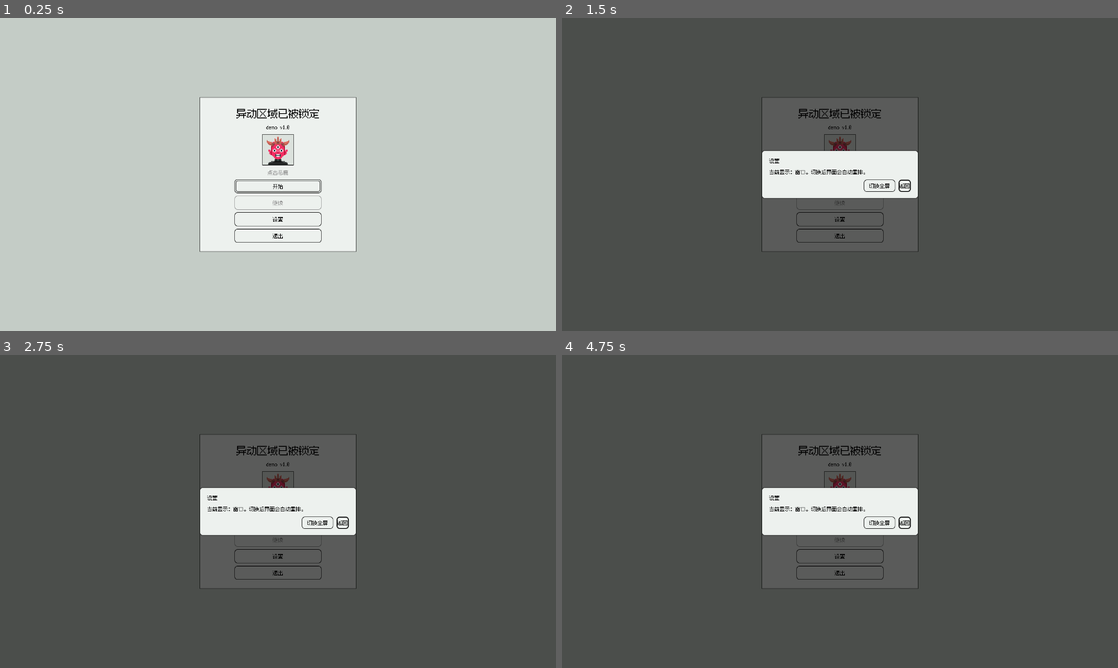
Above: before the commit, frames 1-4 (two rows, left to right).
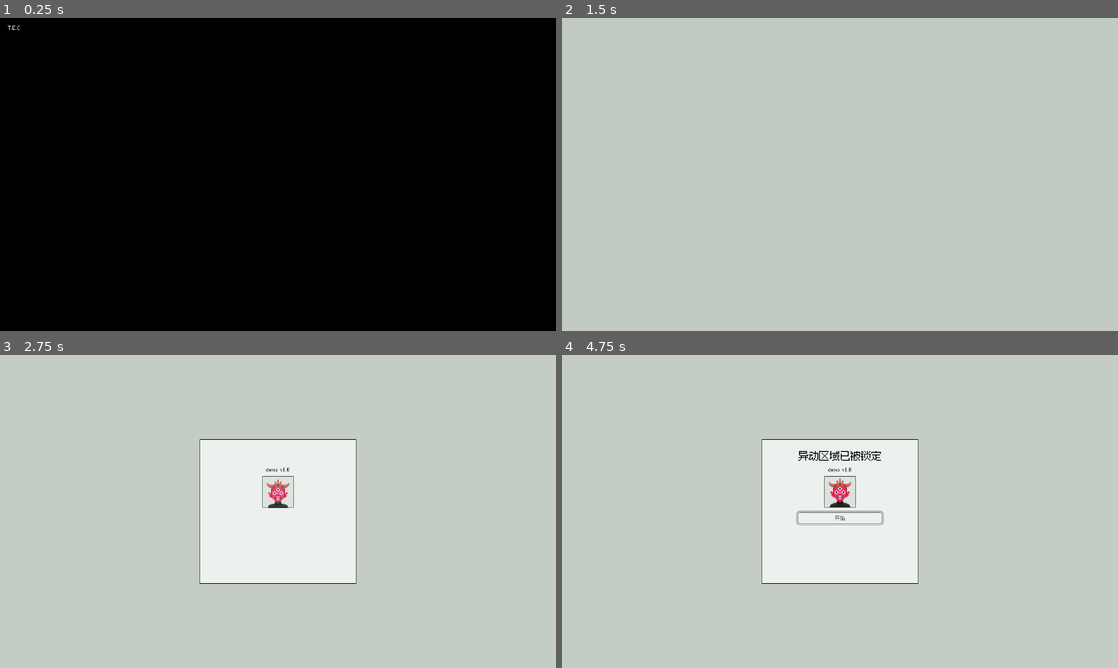
Above: after the commit, the same moments.

Repository: ChrisUtada/tecnode
Game: Godot game, scene res://scenes/Desktop.tscn
Same seed, same stepped clock (60 frames per second), same inputs: the game is played once before the commit and once after it. Sound files missing from this copy of the repository are replaced by a short silence.
Inputs (mouse positions are in pixels of both pictures, inside the frame that each line leads up to):
- Up to frame 1 (0.25 s): no input
- Up to frame 2 (1.5 s): click (840, 218) at 0.5 s, where only the run before the commit has a clickable "设置"; click (840, 187) at 1.25 s, where only the run before the commit has a clickable "开始"
- Up to frame 3 (2.75 s): click (278, 524) at 2 s, where only the run before the commit has a clickable "开始"
- Up to frame 4 (4.75 s): click "撤销" at 2.75 s; click "调试" at 3.5 s; click "×" at 4.25 s

The runs differ from the first frame. In frame 1, 100% of the frame differs, in the area x 0-100%, y 0-100%; in frame 2, 100%; in frame 3, 96%; in frame 4, 96%.

Commit message:
开始界面补开场演出与强调色
开机黑场自检、卡片/标题/恶魔/按钮串行入场；恶魔待机呼吸，点击只晃动；BGM 开机淡入、进入游戏淡出；TypewriterLabel 支持单字速度与单行高度稳定。无头跳过演出，test_ui 同步改为无表情节点断言。

Diff:
--- a/ydgodot/tests/headless/test_ui.gd
+++ b/ydgodot/tests/headless/test_ui.gd
@@ -1522,7 +1522,6 @@
 	var continue_btn := ss.find_child("btn_continue", true, false) as Button
 	var settings_btn := ss.find_child("btn_settings", true, false) as Button
 	var demon := ss.find_child("demon", true, false) as TextureRect
-	var emote := ss.find_child("emote", true, false) as PanelContainer
 	check("G0 开始界面四键齐全",
 		start_btn != null and continue_btn != null and settings_btn != null
 			and ss.find_child("btn_quit", true, false) != null)
@@ -1544,7 +1543,8 @@
 	ev.button_index = MOUSE_BUTTON_LEFT
 	ev.pressed = true
 	demon.gui_input.emit(ev)
-	check("G0 点击恶魔冒出表情", emote != null and emote.visible)
+	check("G0 点击恶魔有晃动反馈（无表情节点）", demon != null
+		and ss.find_child("emote", true, false) == null)
 	settings_btn.pressed.emit()
 	check("G0 设置面板可打开", dialog != null and dialog.visible)
 	ss.queue_free()
--- a/ydgodot/ui/StartScreen.gd
+++ b/ydgodot/ui/StartScreen.gd
@@ -3,20 +3,34 @@
 ## 第 0 幕：开始界面。
 ## 全屏黑底 + 红色恶魔 + 开始 / 继续 / 设置 / 退出。
 ## 这是全游戏唯一允许跳出桌面隐喻的画面；红色只属于恶魔这个内容形象。
+##
+## 开场节奏（2026-10-24 定稿·串行）：
+##   黑场自检行 → 黑场淡出 → 卡片淡入（窗体先稳定）→ 标题逐字 → 恶魔连框缓进 → 按钮逐行亮起。
+## 恶魔待机只有呼吸浮动；点击 = 晃动（无表情）。
+## BGM：开机即播（现有 Air_Bach），开始/继续后快速淡出并自毁。
+## 无头模式跳过全部过场与音频（测试直接面对终态）。
 
 signal start_requested(overwrite: bool)
 signal continue_requested
 signal quit_requested
 
 const DEMON_ART := "res://assets/raw/executor-avatar.png"
-const EMOTE_ART := "res://assets/raw/emote-heartbroken.png"
+const BGM_ART := "res://assets/raw/Air_Bach.ogg"
 const DEMON_PX := 72.0
+const BOOT_LINE := "T.E.C-OS // 启动自检……"
 
 var has_save := false
 var _continue_btn: Button
+var _card: PanelContainer
+var _title: TypewriterLabel
+var _demon_holder: Control
 var _demon: TextureRect
-var _emote: PanelContainer
-var _emote_tween: Tween
+var _booting := false
+var _boot_overlay: ColorRect
+var _boot_label: TypewriterLabel
+var _idle_tween: Tween
+var _bgm: AudioStreamPlayer
+var _menu_btns: Array[Button] = []
 var _dialog_layer: Control
 var _dialog_title: Label
 var _dialog_body: Label
@@ -32,8 +46,14 @@
 
 func set_has_save(on: bool) -> void:
 	has_save = on
-	if _continue_btn != null:
+	if _continue_btn != null and not _booting:
 		_continue_btn.disabled = not on
+
+
+func _ready() -> void:
+	## 播放入树后再说：setup() 是在 add_child 之前调的，直接 play 会被引擎拒绝
+	if _bgm != null and not _bgm.playing:
+		_bgm.play()
 
 
 func _build() -> void:
@@ -56,6 +76,7 @@
 	card.add_theme_stylebox_override("panel",
 		TecTheme.flat(TecTheme.CARD, TecTheme.R_WIN, TecTheme.INK, 1))
 	center.add_child(card)
+	_card = card
 
 	var pad := MarginContainer.new()
 	pad.add_theme_constant_override("margin_left", 24)
@@ -70,11 +91,18 @@
 	col.add_theme_constant_override("separation", 8)
 	pad.add_child(col)
 
-	var title := TecTheme.label("异动区域已被锁定", TecTheme.FS_DISPLAY, TecTheme.TEXT)
-	title.name = "start_title"
-	title.horizontal_alignment = HORIZONTAL_ALIGNMENT_CENTER
-	title.mouse_filter = Control.MOUSE_FILTER_IGNORE
-	col.add_child(title)
+	# 标题用打字机：开机序列里逐字打出，无头/终态下整行直出
+	_title = TypewriterLabel.new()
+	_title.name = "start_title"
+	_title.configure("异动区域已被锁定", TecTheme.FS_DISPLAY, TecTheme.TEXT)
+	_title.char_ms = 120.0  # 登录界面式缓进：标题打字再慢一档
+	_title.autowrap_mode = TextServer.AUTOWRAP_OFF  # 单行标题：自动换行会把标题压成竖排
+	## 显式预留一行高：打字前 visible_characters=0 时 Label 最小高度塌成 0，
+	## 首字出现那刻卡片会被撑长一截（实测）；预留后高度全程恒定。
+	_title.custom_minimum_size.y = TecTheme.font().get_height(TecTheme.FS_DISPLAY)
+	_title.horizontal_alignment = HORIZONTAL_ALIGNMENT_CENTER
+	_title.size_flags_horizontal = Control.SIZE_SHRINK_CENTER
+	col.add_child(_title)
 
 	var version := TecTheme.label("demo v1.0", TecTheme.FS_BODY, TecTheme.MUTED)
 	version.name = "start_version"
@@ -88,6 +116,7 @@
 	holder.size_flags_horizontal = Control.SIZE_SHRINK_CENTER
 	holder.mouse_filter = Control.MOUSE_FILTER_PASS
 	col.add_child(holder)
+	_demon_holder = holder
 
 	var demon_frame := Panel.new()
 	demon_frame.name = "demon_frame"
@@ -105,37 +134,8 @@
 	_demon.stretch_mode = TextureRect.STRETCH_KEEP_ASPECT_CENTERED
 	_demon.texture_filter = CanvasItem.TEXTURE_FILTER_NEAREST
 	_demon.mouse_filter = Control.MOUSE_FILTER_STOP
-	_demon.tooltip_text = "点一下"
 	_demon.gui_input.connect(_on_demon_input)
 	holder.add_child(_demon)
-
-	_emote = PanelContainer.new()
-	_emote.name = "emote"
-	_emote.position = Vector2(DEMON_PX * 0.5 - 14.0, -22.0)
-	var emote_style := TecTheme.flat(TecTheme.BG, TecTheme.R_WIN, TecTheme.INK, 1)
-	emote_style.content_margin_left = 4
-	emote_style.content_margin_right = 4
-	emote_style.content_margin_top = 4
-	emote_style.content_margin_bottom = 4
-	_emote.add_theme_stylebox_override("panel", emote_style)
-	_emote.mouse_filter = Control.MOUSE_FILTER_IGNORE
-	_emote.visible = false
-	holder.add_child(_emote)
-	var emote_img := TextureRect.new()
-	emote_img.name = "emote_art"
-	emote_img.texture = load(EMOTE_ART)
-	emote_img.custom_minimum_size = Vector2(16, 16)
-	emote_img.expand_mode = TextureRect.EXPAND_IGNORE_SIZE
-	emote_img.stretch_mode = TextureRect.STRETCH_KEEP_ASPECT_CENTERED
-	emote_img.texture_filter = CanvasItem.TEXTURE_FILTER_NEAREST
-	emote_img.mouse_filter = Control.MOUSE_FILTER_IGNORE
-	_emote.add_child(emote_img)
-
-	var hint := TecTheme.label("点击恶魔", TecTheme.FS_BODY, TecTheme.INK_FAINT)
-	hint.name = "start_hint"
-	hint.horizontal_alignment = HORIZONTAL_ALIGNMENT_CENTER
-	hint.mouse_filter = Control.MOUSE_FILTER_IGNORE
-	col.add_child(hint)
 
 	var buttons := VBoxContainer.new()
 	buttons.name = "start_buttons"
@@ -151,7 +151,7 @@
 	_continue_btn = _menu_button("继续")
 	_continue_btn.name = "btn_continue"
 	_continue_btn.disabled = not has_save
-	_continue_btn.pressed.connect(func(): continue_requested.emit())
+	_continue_btn.pressed.connect(func(): _stop_bgm(); continue_requested.emit())
 	buttons.add_child(_continue_btn)
 
 	var settings_btn := _menu_button("设置")
@@ -166,12 +166,152 @@
 
 	_build_dialog()
 
-
+	if DisplayServer.get_name() == "headless":
+		## 测试直接面对终态：不过场、不待机动画、不播音频
+		return
+	_play_bgm()
+	_play_boot()
+
+
+## ── BGM：开机即播；开始/继续后快淡出并自毁 ──────────────────────────────
+func _play_bgm() -> void:
+	_bgm = AudioStreamPlayer.new()
+	_bgm.name = "bgm"
+	_bgm.stream = load(BGM_ART)
+	_bgm.volume_db = -40.0  # 静音待机：恶魔登场后才淡入
+	add_child(_bgm)
+	# play 在 _ready 里做（此时可能还没入树）
+
+
+## 恶魔登场完毕 = BGM 淡入：角色与音乐同一拍出现
+func _bgm_fade_in() -> void:
+	if _bgm == null or not is_instance_valid(_bgm):
+		return
+	var tw := create_tween()
+	tw.tween_property(_bgm, "volume_db", -10.0, 1.0)\
+		.set_trans(Tween.TRANS_SINE).set_ease(Tween.EASE_OUT)
+
+
+## StartScreen 会被立即销毁，而淡出需要时间：把播放器挪给父级托管，
+## 淡出完自行销毁——信号同步发出，不拖慢进入游戏。
+func _stop_bgm() -> void:
+	if _bgm == null or not is_instance_valid(_bgm):
+		return
+	var p := _bgm
+	_bgm = null
+	remove_child(p)
+	get_parent().add_child(p)
+	var tw := p.create_tween()
+	tw.tween_property(p, "volume_db", -40.0, 0.4)
+	tw.tween_callback(p.queue_free)
+
+
+## ── 开机序列（串行主轴 + 轻拍交叠，窗体稳定后才出内容）──────────────────
+## 黑场自检 → 黑场淡出 → 卡片淡入落定 → 恶魔连框缓进（= BGM 淡入）→ 标题逐字 → 按钮淡入。
+## 按钮全程占位只淡透明度——卡片高度从出现第一帧起就是最终高度，零撑开。
+func _play_boot() -> void:
+	_booting = true
+	_card.modulate.a = 0.0
+	_title.visible_characters = 0
+	_demon_holder.modulate.a = 0.0   # 框与恶魔一起藏——不留空框
+	for b in _menu_btns:
+		b.modulate.a = 0.0           # 占位但透明，杜绝「逐行亮起撑开窗体」
+
+	_boot_overlay = ColorRect.new()
+	_boot_overlay.name = "boot_overlay"
+	_boot_overlay.color = TecTheme.INK
+	_boot_overlay.set_anchors_preset(Control.PRESET_FULL_RECT)
+	_boot_overlay.mouse_filter = Control.MOUSE_FILTER_STOP
+	_boot_overlay.z_index = 5
+	add_child(_boot_overlay)
+
+	_boot_label = TypewriterLabel.new()
+	_boot_label.name = "boot_line"
+	_boot_label.configure(BOOT_LINE, TecTheme.FS_BODY, TecTheme.TEXT_ON_DARK)
+	_boot_label.autowrap_mode = TextServer.AUTOWRAP_OFF  # 无容器宽度，必须关换行
+	_boot_label.position = Vector2(18, 14)
+	_boot_overlay.add_child(_boot_label)
+	_boot_label.start_typing()
+	await _boot_label.typing_finished
+	await get_tree().create_timer(0.25).timeout
+
+	# 黑场淡出，走完再谈下一步
+	var fade := create_tween()
+	fade.tween_property(_boot_overlay, "modulate:a", 0.0, 0.5)\
+		.set_trans(Tween.TRANS_SINE).set_ease(Tween.EASE_OUT)
+	fade.tween_callback(_boot_overlay.queue_free)
+	await fade.finished
+
+	# 卡片淡入落定（窗体先稳定，再谈内容）
+	var rise := create_tween()
+	rise.tween_property(_card, "modulate:a", 1.0, 0.6)\
+		.set_trans(Tween.TRANS_SINE).set_ease(Tween.EASE_OUT)
+	await rise.finished
+
+	# 恶魔连框缓进：淡入 + 上浮
+	_demon.pivot_offset = Vector2(DEMON_PX * 0.5, DEMON_PX * 0.5)
+	_demon.position = Vector2(0, 6.0)
+	var enter := create_tween()
+	enter.set_parallel(true)
+	enter.tween_property(_demon_holder, "modulate:a", 1.0, 0.8)\
+		.set_trans(Tween.TRANS_SINE).set_ease(Tween.EASE_OUT)
+	enter.tween_property(_demon, "position:y", 0.0, 0.8)\
+		.set_trans(Tween.TRANS_SINE).set_ease(Tween.EASE_OUT)
+	await enter.finished
+	_start_idle()
+
+	# 第二拍：头像出现以后 = BGM 淡入；隔一拍再出标题，别让孩子一次看太多
+	_bgm_fade_in()
+	await get_tree().create_timer(0.35).timeout
+
+	# 第三拍：标题逐字（120ms/字，约 1s）
+	_title.start_typing()
+	await _title.typing_finished
+	await get_tree().create_timer(0.3).timeout
+
+	# 第四拍：按钮逐行缓进——每键淡入 0.35s，键与键之间留 0.25s 完整间隔
+	for b in _menu_btns:
+		var bf := create_tween()
+		bf.tween_property(b, "modulate:a", 1.0, 0.35)\
+			.set_trans(Tween.TRANS_SINE).set_ease(Tween.EASE_OUT)
+		await bf.finished
+		await get_tree().create_timer(0.25).timeout
+	_booting = false
+	_continue_btn.disabled = not has_save
+
+
+## ── 恶魔待机：只有呼吸浮动 ───────────────────────────────────────────────
+func _start_idle() -> void:
+	if _idle_tween != null and _idle_tween.is_valid():
+		_idle_tween.kill()
+	_idle_tween = create_tween()
+	_idle_tween.set_loops()
+	_idle_tween.tween_property(_demon, "position:y", -2.0, 1.3)\
+		.set_trans(Tween.TRANS_SINE).set_ease(Tween.EASE_IN_OUT)
+	_idle_tween.tween_property(_demon, "position:y", 0.0, 1.3)\
+		.set_trans(Tween.TRANS_SINE).set_ease(Tween.EASE_IN_OUT)
+
+
+## ── 菜单按钮：悬停键线换强调青 + 前缀指示符 ──────────────────────────────
 func _menu_button(text: String, primary: bool = false) -> Button:
 	var b := TecTheme.primary_button(text) if primary else TecTheme.button(text)
 	b.custom_minimum_size = Vector2(200, 32)
 	b.size_flags_horizontal = Control.SIZE_SHRINK_CENTER
+	## 悬停键线改强调青（三层体系白名单第二面），其余三态不动
+	b.add_theme_stylebox_override("hover",
+		TecTheme.flat(TecTheme.CARD, TecTheme.R_BTN, TecTheme.SPOT_ACCENT, 2))
+	b.set_meta("base_text", text)
+	b.mouse_entered.connect(_on_menu_hover.bind(b, true))
+	b.mouse_exited.connect(_on_menu_hover.bind(b, false))
+	_menu_btns.append(b)
 	return b
+
+
+func _on_menu_hover(b: Button, on: bool) -> void:
+	if _booting:
+		return
+	var base := String(b.get_meta("base_text", b.text))
+	b.text = ("▸ " + base) if on else base
 
 
 func _build_dialog() -> void:
@@ -229,15 +369,20 @@
 
 
 func _on_start_pressed() -> void:
+	if _booting:
+		return
 	if has_save:
 		_open_dialog("开始新调查？", "当前案件的调查进度与存档将被清除，且无法撤销。",
 			[["取消", false, _close_dialog],
-			 ["覆盖并开始", true, func(): _close_dialog(); start_requested.emit(true)]])
+			 ["覆盖并开始", true, func(): _close_dialog(); _stop_bgm(); start_requested.emit(true)]])
 	else:
+		_stop_bgm()
 		start_requested.emit(false)
 
 
 func _show_settings() -> void:
+	if _booting:
+		return
 	var fullscreen := DisplayServer.window_get_mode() == DisplayServer.WINDOW_MODE_FULLSCREEN
 	_open_dialog("设置", "当前显示：%s。切换后界面会自动重排。" % ("全屏" if fullscreen else "窗口"),
 		[["切换全屏", false, _toggle_fullscreen],
@@ -272,9 +417,10 @@
 
 
 func _on_demon_input(event: InputEvent) -> void:
+	if _booting:
+		return
 	if event is InputEventMouseButton and event.button_index == MOUSE_BUTTON_LEFT and event.pressed:
 		_shake_demon()
-		_show_emote()
 
 
 func _shake_demon() -> void:
@@ -284,19 +430,3 @@
 	tw.tween_property(_demon, "position:x", base.x - 3.0, 0.07)
 	tw.tween_property(_demon, "position:x", base.x + 2.0, 0.06)
 	tw.tween_property(_demon, "position:x", base.x, 0.04)
-
-
-func _show_emote() -> void:
-	if _emote == null:
-		return
-	if _emote_tween != null and _emote_tween.is_valid():
-		_emote_tween.kill()
-	_emote.visible = true
-	_emote.modulate.a = 1.0
-	_emote_tween = create_tween()
-	_emote_tween.tween_interval(0.55)
-	_emote_tween.tween_property(_emote, "modulate:a", 0.0, 0.25)
-	_emote_tween.finished.connect(func():
-		if _emote != null:
-			_emote.visible = false
-			_emote.modulate.a = 1.0)
--- a/ydgodot/ui/TecTheme.gd
+++ b/ydgodot/ui/TecTheme.gd
@@ -156,6 +156,17 @@
 ## 试错涂抹、核准印章。**只在这两处**，不要拿它做「危险按钮」之类的通用语义。
 const SPOT_DANGER := Color("c0392b")
 
+## ── 强调青（三层色彩体系 · 界面色）───────────────────────────────────────
+## 语义 = 「系统正在注意这里」。白名单五个面：选中环 / 悬停键线 / 激活窗标题栏条纹 /
+## TEC 品牌符号 / 进度与等待指示；白名单之外一律用墨，一屏强调色 ≤5%。
+## 规则全文见 `docs/MONO_REDESIGN_PLAN.md` §4.3（2026-10-24 三层体系）。
+const SPOT_ACCENT := Color("2f5d55")
+
+## ── 材质色（三层体系 · 世界的样貌）──────────────────────────────────────
+## 回答「这是什么」，不回答「该做什么」：只出现在物体及其影响范围，
+## 不涂铬件、不做通用语义、低饱和印刷感。随内容承载逐个接入。
+const MAT_FLAME := Color("c1622f")    # 火焰/余烬（刻意避开警示朱，待燃烧交互承载）
+
 ## ── 回忆态（P4 起**不再做旧纸**）──────────────────────────────────────────────
 ## 原来是四档暖米黄（`#e2deca → #ccc7ad`），代表「这张卡来自过去」。
 ## 在灰青桌面上它成了**整屏唯一一片暖色**，一眼就把 1-bit 破掉 —— 而且「做旧」本身就是
--- a/ydgodot/ui/TypewriterLabel.gd
+++ b/ydgodot/ui/TypewriterLabel.gd
@@ -8,6 +8,8 @@
 var _typing := false
 var _shown := 0.0
 var _reserve_h := 0.0
+## 单字耗时（毫秒）。开始界面标题这类「缓进」场合调慢，其余默认 45ms。
+var char_ms := CHAR_MS
 
 
 func configure(p_text: String, p_size: int = 12, p_color: Color = Color.BLACK) -> void:
@@ -76,13 +78,22 @@
 		_reserve_h = 0.0
 		custom_minimum_size.y = 0.0
 		return
+	var line_h := maxf(font.get_height(fs), 1.0)
+	## 关换行的单行标签（如开始界面标题）：打字中宽度随字数增长，每次 resize 都拿
+	## 当前窄宽度去算行数，预留高度会反复抖动（实测 32→146→70→32，卡片被撑跳）。
+	## 单行就是单行，直接钉一行高。
+	if autowrap_mode == TextServer.AUTOWRAP_OFF:
+		if absf(_reserve_h - line_h) < 0.5:
+			return
+		_reserve_h = line_h
+		custom_minimum_size.y = line_h
+		return
 	var wrap_w := size.x
 	if wrap_w <= 0.0:
 		wrap_w = custom_minimum_size.x
 	if wrap_w <= 0.0:
 		return
 	var full := font.get_multiline_string_size(text, HORIZONTAL_ALIGNMENT_LEFT, wrap_w, fs)
-	var line_h := maxf(font.get_height(fs), 1.0)
 	var lines := maxi(1, int(round(full.y / line_h)))
 	var h := full.y + maxf(lines - 1, 0) * float(get_theme_constant("line_spacing"))
 	if absf(_reserve_h - h) < 0.5:
@@ -99,7 +110,7 @@
 func _process(delta: float) -> void:
 	if not _typing:
 		return
-	_shown += delta * (1000.0 / CHAR_MS)
+	_shown += delta * (1000.0 / char_ms)
 	var n := int(_shown)
 	if n >= text.length():
 		finish_typing()
